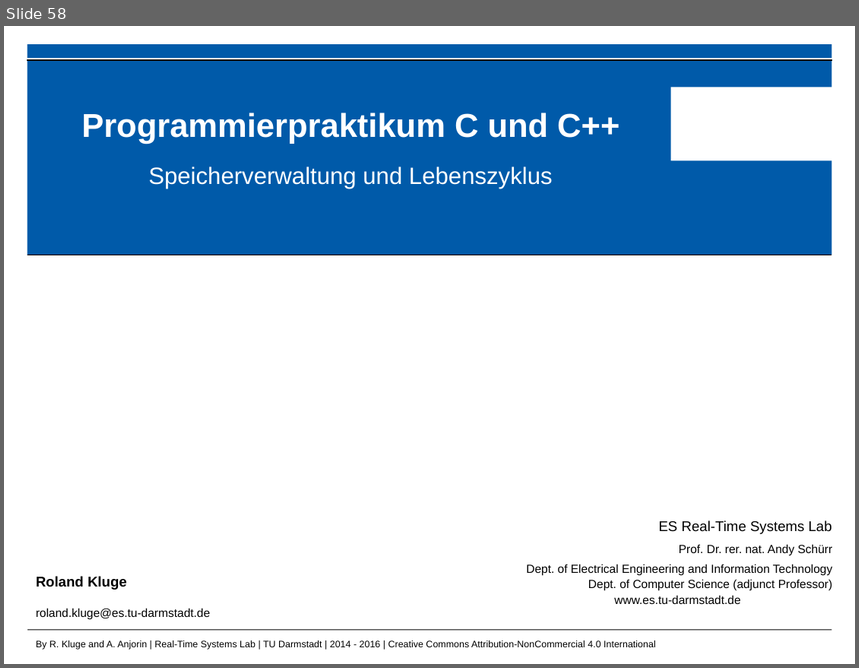
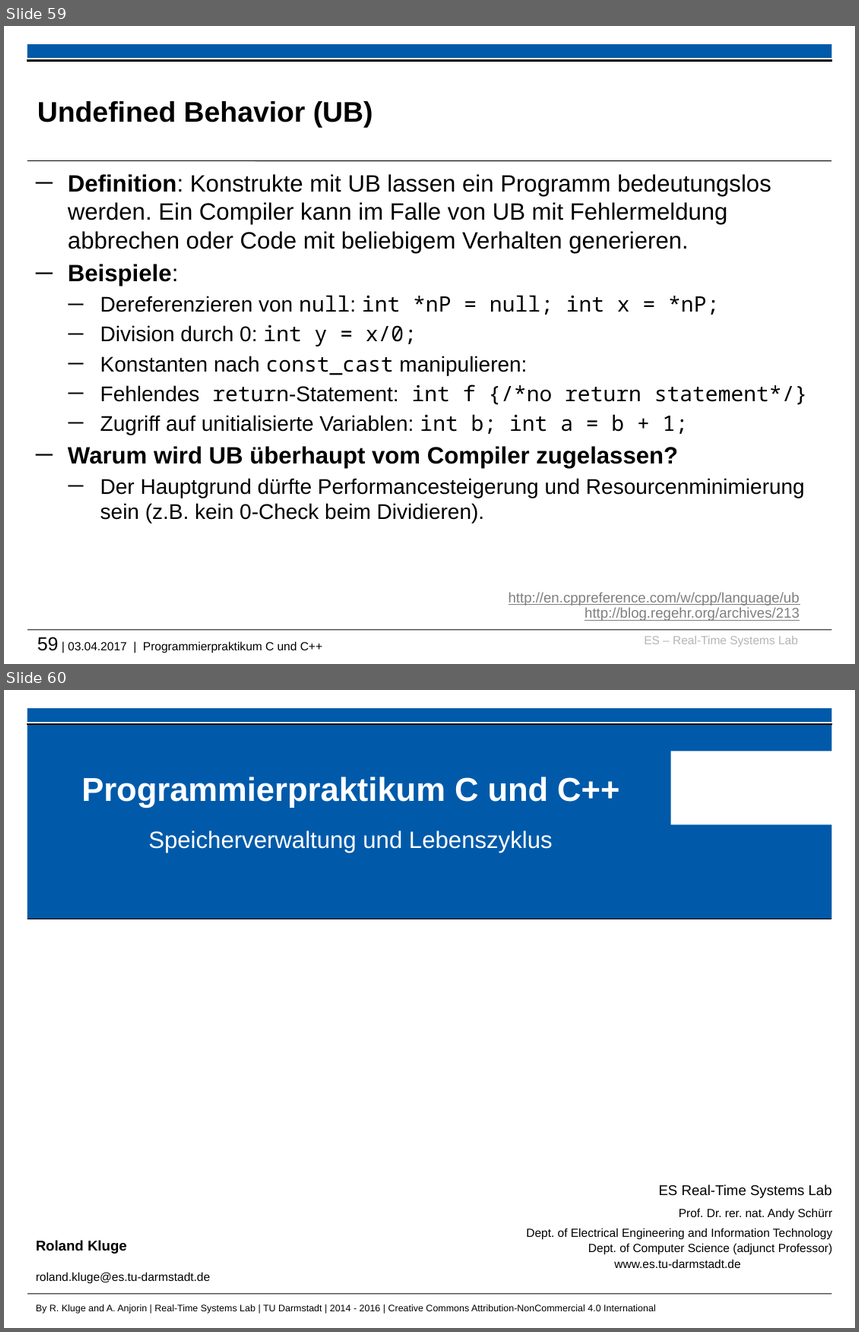
Before and after one commit to h82k/tud-cppp, a slide deck: cppp_lecture.pptx. Shown one above the other, each under a label of ours: slide 58 before the commit, slides 59 and 60 after it. The pictures are 859x668 and 859x1332 pixels, drawn with LibreOffice and Linux fonts; fonts in the diff are those of the drawing; background and template pictures are left out. Boxes give left, top, right and bottom in pixels: in the first picture for what was removed or moved away, otherwise in the second. Text is boxed around its words. In the diff, an @@ line names an element or a change of style, - is before the commit and + after.

```diff
--- a/cppp_lecture.pptx
+++ b/cppp_lecture.pptx
@@ slide 59 added at [4, 26, 855, 664], background #FFFFFF; not listed: 2 template elements that a slide beside it also shows @@
@@ rectangle added at [27, 60, 832, 62], fill #000000, outline #000000 0.75 pt @@
@@ title added at [37, 101, 373, 127], 24 pt, text #000000, bold @@
+Undefined Behavior (UB)
@@ line added from (27, 161) to (832, 161), #000000 0.6 pt @@
@@ text added at [68, 174, 808, 523], 18 pt, text #000000 @@
+─ Definition: Konstrukte mit UB lassen ein Programm bedeutungslos werden. Ein Compiler kann im Falle von UB mit Fehlermeldung abbrechen oder Code mit beliebigem Verhalten generieren.
+─ Beispiele:
+  ─ Dereferenzieren von null: int *nP = null; int x = *nP;
+  ─ Division durch 0: int y = x/0;
+  ─ Konstanten nach const_cast manipulieren:
+  ─ Fehlendes return-Statement: int f {/*no return statement*/}
+  ─ Zugriff auf unitialisierte Variablen: int b; int a = b + 1;
+─ Warum wird UB überhaupt vom Compiler zugelassen?
+  ─ Der Hauptgrund dürfte Performancesteigerung und Resourcenminimierung sein (z.B. kein 0-Check beim Dividieren).
@@ text added at [509, 592, 800, 621], 12 pt, text #7F7F7F, underline @@
+http://en.cppreference.com/w/cpp/language/ub
+http://blog.regehr.org/archives/213
@@ text added at [37, 637, 322, 653], 10 pt, text #000000 @@
+59 | 03.04.2017 | Programmierpraktikum C und C++
@@ text added at [644, 636, 798, 647], 10 pt, text #B5B5B5 @@
+ES – Real-Time Systems Lab
@@ what was slide 58 is now slide 60 @@
```
Also in this commit, not shown: 7 slides changed, 3 other slides added, 1 slide removed.
